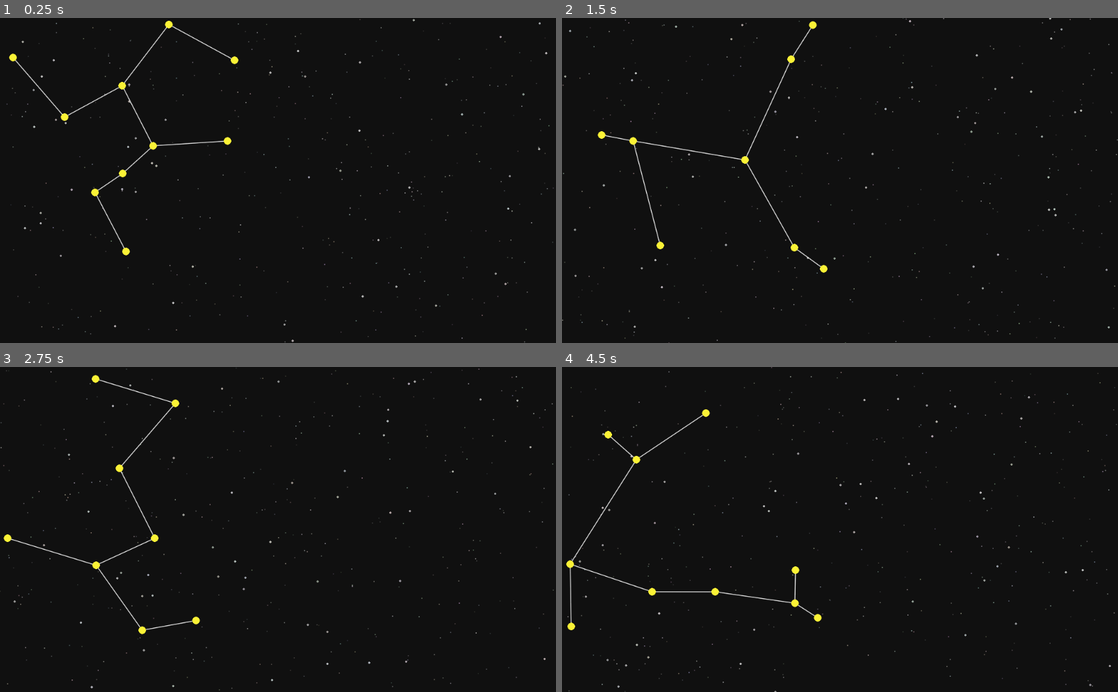
Above: before the commit, frames 1-4 (two rows, left to right).
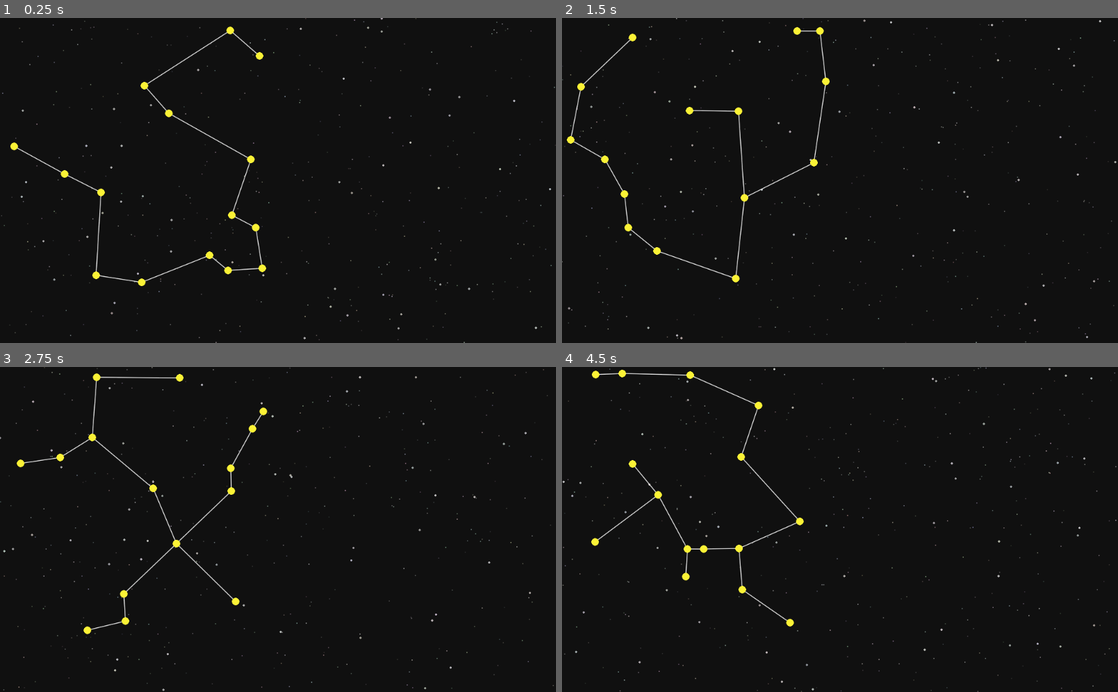
Above: after the commit, the same moments.

Repository: riidom/StarText_Adventures
Game: Godot game, scene res://Starmap/Starmap.tscn
The game is run twice, just before and just after one commit, with the same random seed, the same clock (stepped at 60 frames per second) and the same inputs.
Inputs (mouse positions are in pixels of both pictures, inside the frame that each line leads up to):
- Up to frame 1 (0.25 s): no input
- Up to frame 2 (1.5 s): tap Enter (ui_accept) at 0.5, 0.77, 1.25 s; move the mouse to (962, 164) at 0.52 s; move the mouse to (728, 196) at 1.27 s
- Up to frame 3 (2.75 s): tap Enter (ui_accept) at 1.52, 2 s; move the mouse to (333, 458) at 2.02 s
- Up to frame 4 (4.5 s): tap Enter (ui_accept) at 2.75, 3.02, 3.5, 3.77, 4.25 s; move the mouse to (812, 594) at 2.77 s; move the mouse to (1006, 578) at 3.52 s; move the mouse to (673, 480) at 4.27 s

The runs differ from the first frame. In frame 1, 2.3% of the frame differs, in the area x 0-100%, y 0-100%; in frame 2, 2.3%; in frame 3, 2.2%; in frame 4, 2.3%.

Commit message:
make number of stars more reliable

Diff:
--- a/Starmap/Starmap.gd
+++ b/Starmap/Starmap.gd
@@ -10,7 +10,7 @@
 var init_seed := 0
 var map_size := Vector2(10, 10) # measured in sectors
 var map := [] # becomes 2D array
-var star_density := 0.1 # probability for a star in a sector
+var star_density := 0.15 # ratio of sectors who have a star
 var sector_size := 50 # in pixels
 var sector_padding := 3 # dont place stars closer than # px to sector border
 var amount_of_stars := 0 # gets counted during map creation
@@ -33,23 +33,29 @@
 			map[x].append(null)
 
 	# instance and place stars
-	for x in range(map_size.x):
-		for y in range(map_size.y):
-			if randf() > star_density:
-				continue
-			var star = Star.instance()
-			star.sector = Vector2(x, y)
-			var star_offset = Vector2(
-				int(rand_range(sector_padding + 8, sector_size - sector_padding - 8)),
-				int(rand_range(sector_padding + 8, sector_size - sector_padding - 8))
-			) # the 8 is half the tilesize of the sun-icon
-			star.position = Vector2(x * sector_size, y * sector_size) + star_offset
-			star.name = star.generate_name()
-			map[x][y] = star
-			StarsFolder.add_child(star)
+	for i in int(map_size.x * map_size.y * star_density):
+		while true:
+			var temp_x = randi() % int(map_size.x)
+			var temp_y = randi() % int(map_size.y)
+			if map[temp_x][temp_y]: continue
+			instance_star(temp_x, temp_y)
+			break
+
 	amount_of_stars = StarsFolder.get_child_count()
+	place_starlanes()
 
-	place_starlanes()
+
+func instance_star(x: int, y: int) -> void:
+	var star = Star.instance()
+	star.sector = Vector2(x, y)
+	var star_offset = Vector2(
+		int(rand_range(sector_padding + 8, sector_size - sector_padding - 8)),
+		int(rand_range(sector_padding + 8, sector_size - sector_padding - 8))
+	) # the 8 is half the tilesize of the sun-icon
+	star.position = Vector2(x * sector_size, y * sector_size) + star_offset
+	star.name = star.generate_name()
+	map[x][y] = star
+	StarsFolder.add_child(star)
 
 
 func place_starlanes() -> void:
@@ -73,6 +79,9 @@
 		var s = undone_stars.find(candidate_end)
 		done_stars.append(undone_stars[s])
 		undone_stars.remove(s)
+
+	# add random lanes, check for intersections
+
 
 
 func create_starlane(s1: Star, s2: Star) -> void:
